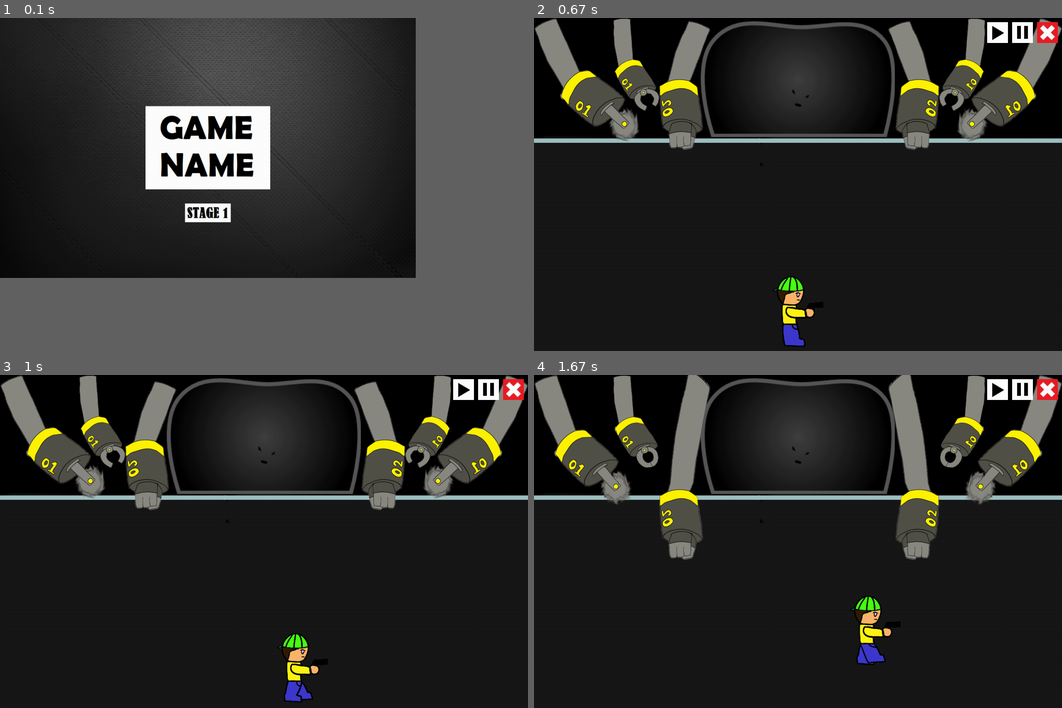
Above: before the commit, frames 1-4 (two rows, left to right).
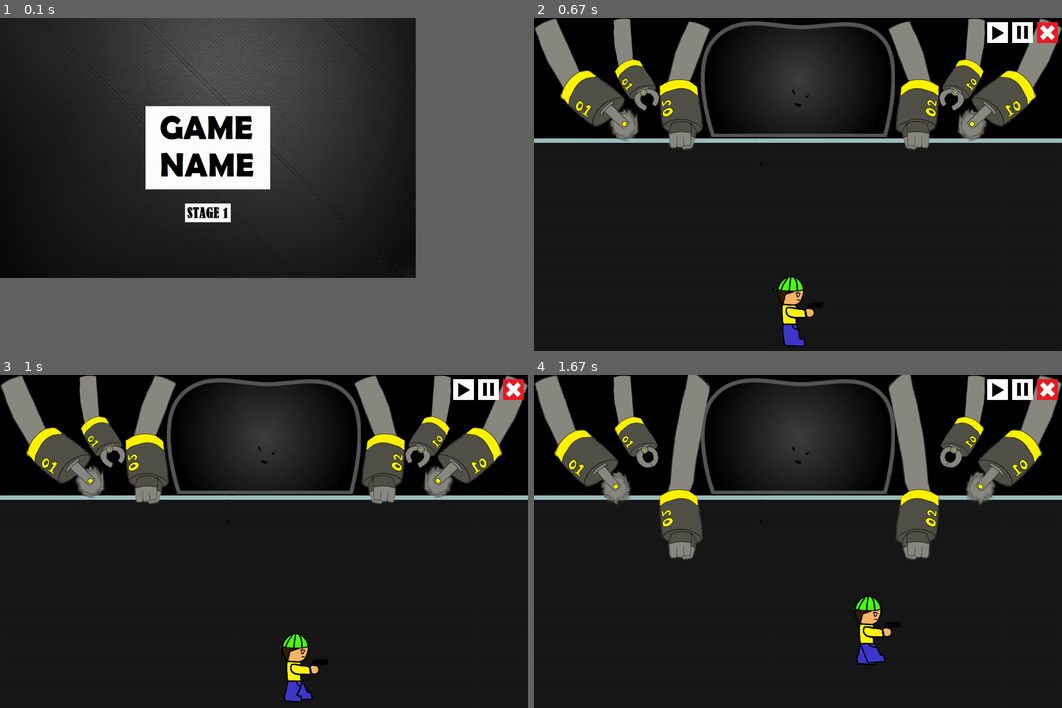
Above: after the commit, the same moments.

Repository: ss-hyun/Chilbo_pygame_pj
Game: pygame game, started from main.py
Same seed, same stepped clock (60 frames per second), same inputs: the game is played once before the commit and once after it.
Inputs (mouse positions are in pixels of both pictures, inside the frame that each line leads up to):
- Up to frame 1 (0.1 s): no input
- Up to frame 2 (0.67 s): click (739, 211) at 0.38 s
- Up to frame 3 (1 s): hold Right from 0.67 s (still down)
- Up to frame 4 (1.67 s): release Right at 1.13 s; hold Up 1.17-1.47 s; tap Ctrl at 1.23, 1.57 s; hold Right from 1.5 s (still down)

Frames 1-2 are identical in both runs. In frame 3, 2.1% of the frame differs, in the area x 23-77%, y 0-41%; in frame 4, nothing differs.

Commit message:
boss attack fix

Diff:
--- a/stage1.py
+++ b/stage1.py
@@ -136,6 +136,7 @@
     if ch.change_count == ch.state_change_speed:
         ch.change_count= 0
         if ch.curr_state == 0: ch.change_direc = True
+        elif ch.curr_state < ch.state_num-4: ch.change_direc = False
         elif ch.curr_state >= ch.state_num-1: ch.change_direc = False
         ch.curr_state += 1 if ch.change_direc else -1
 
